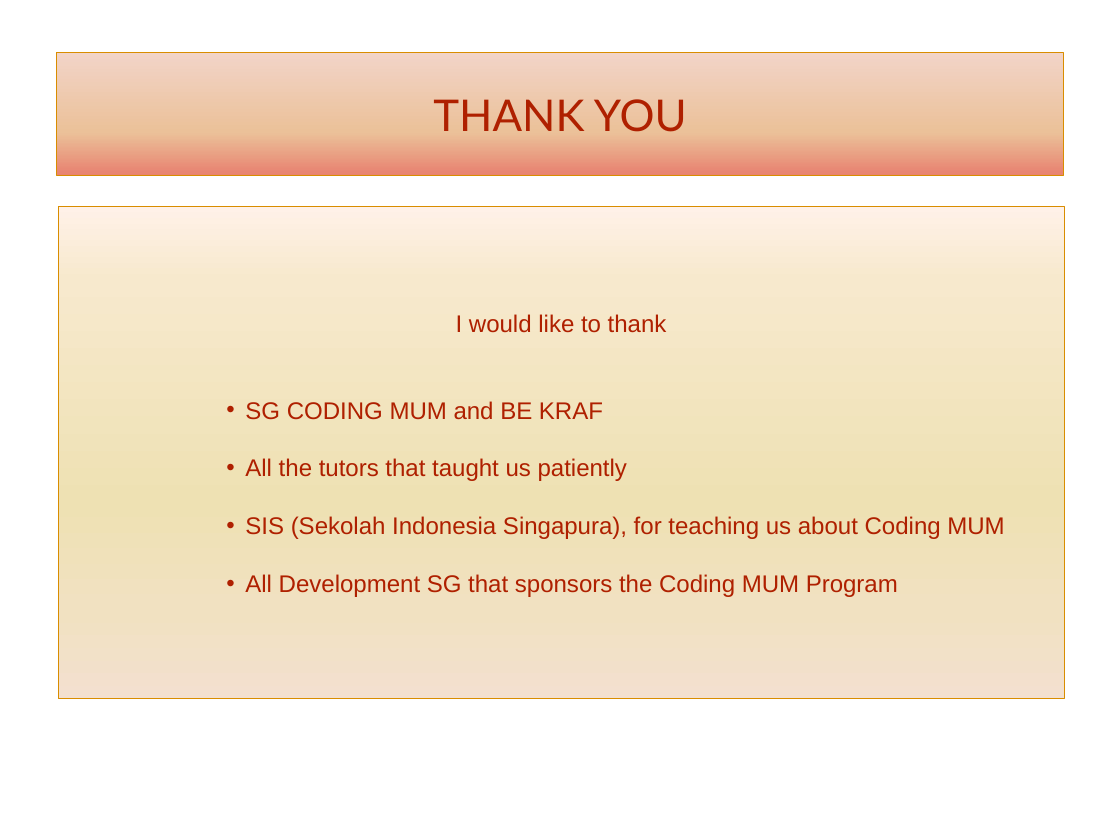
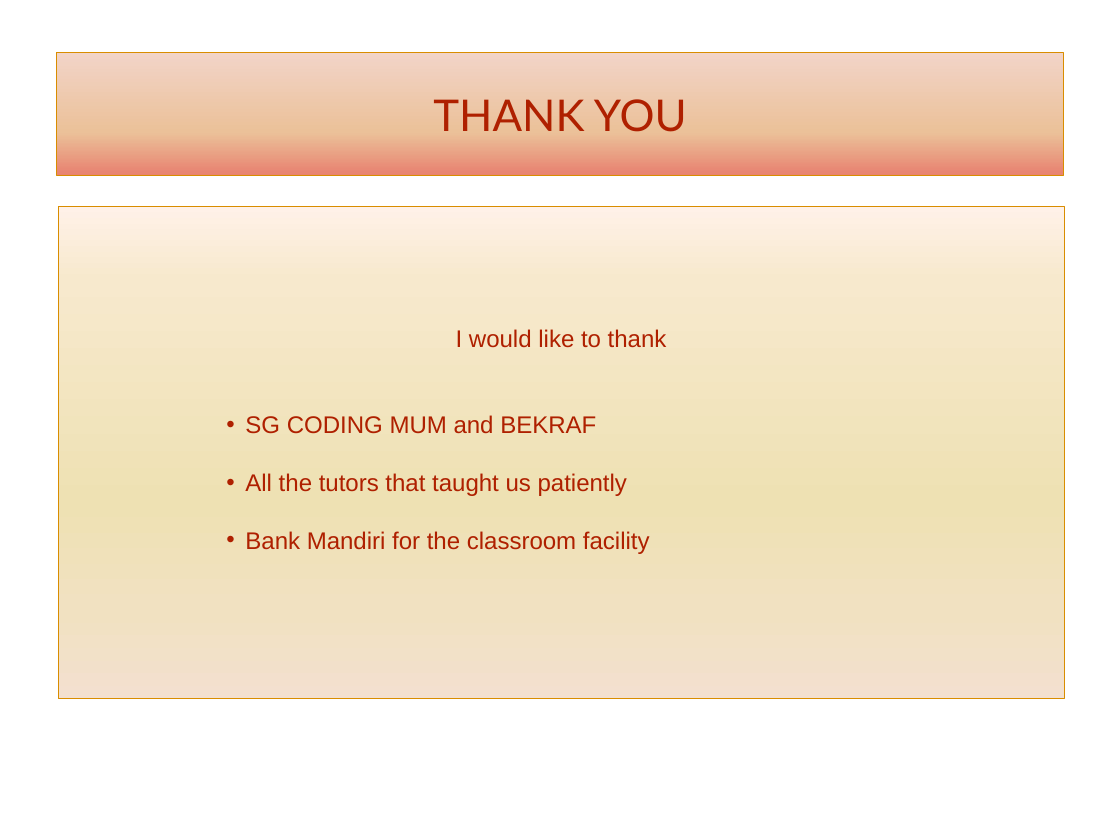
Before and after one commit to LinAmbar/LinAmbar.GitHub.io, a slide deck: slide 5 of MY PRESENTATION.pptx. Drawn at 1120x840 pixels with LibreOffice and Linux fonts; fonts in the diff are those of the drawing. Boxes give left, top, right and bottom in pixels: in the first picture for what was removed or moved away, otherwise in the second. Text is boxed around its words. In the diff, an @@ line names an element or a change of style, - is before the commit and + after.

Commit message:
Ubah slide terakhir

```diff
--- a/MY PRESENTATION.pptx
+++ b/MY PRESENTATION.pptx
@@ text at [245,415,596,434]: spaces changed @@
-          • SG CODING MUM and BE KRAF
+          • SG CODING MUM and BEKRAF
@@ text at [245,531,650,554]: text changed @@
-          • SIS (Sekolah Indonesia Singapura), for teaching us about Coding MUM
-          • All Development SG that sponsors the Coding MUM Program
+          • Bank Mandiri for the classroom facility
```
